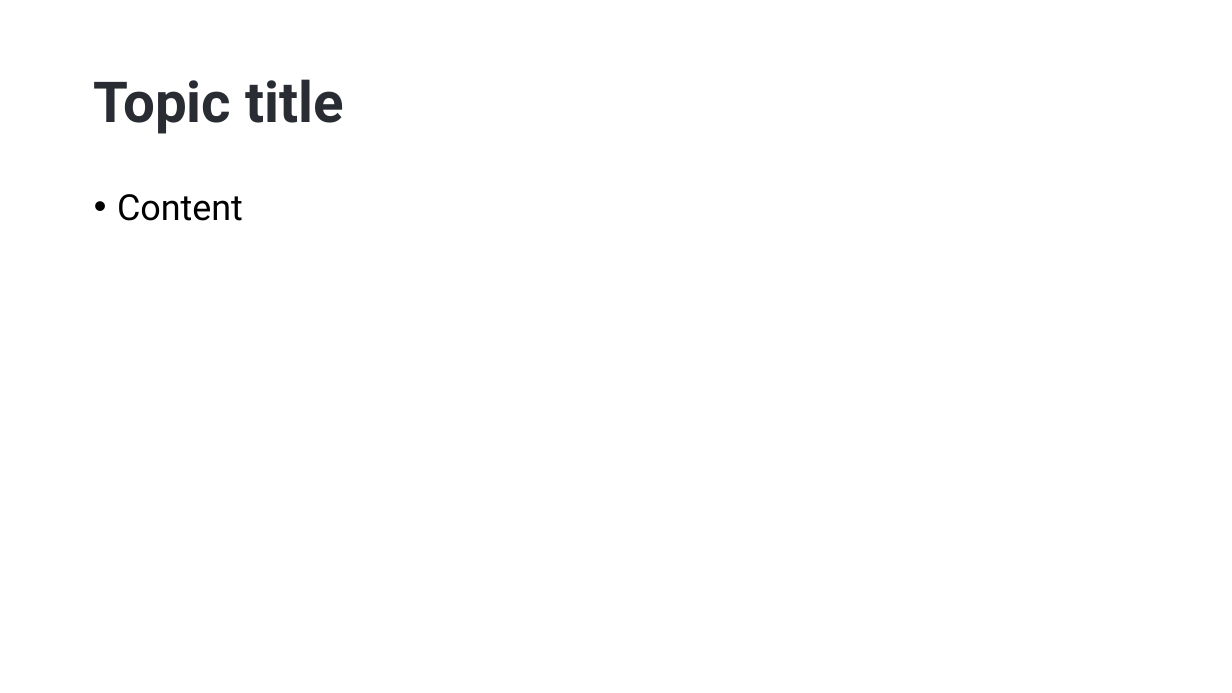
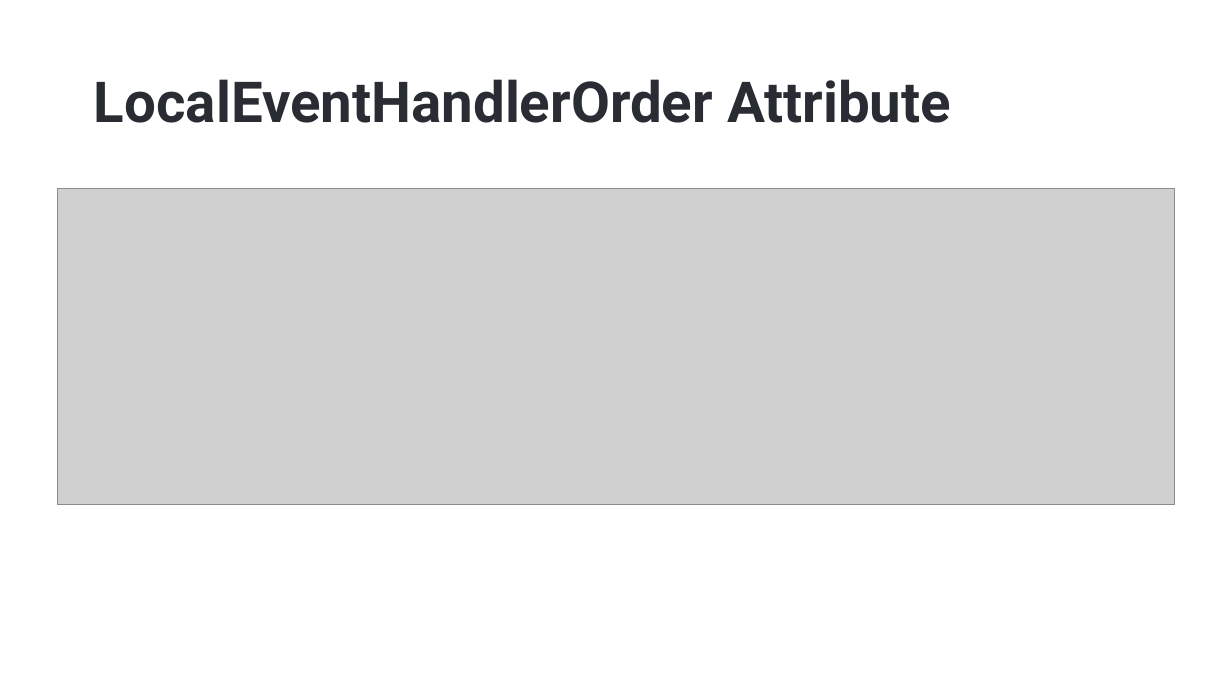
Before and after one commit to hikalkan/presentations, a slide deck: slide 8 of 2023-05-30 ABP Community Talks 2023.4/ABP Comm Talks 2023.4.pptx (slide 7 before the commit). Drawn at 1232x693 pixels with LibreOffice and Linux fonts; fonts in the diff are those of the drawing; grey boxes stand for pictures; background and template pictures are left out. Boxes give left, top, right and bottom in pixels: in the first picture for what was removed or moved away, otherwise in the second. Text is boxed around its words. In the diff, an @@ line names an element or a change of style, - is before the commit and + after.

```diff
--- a/2023-05-30 ABP Community Talks 2023.4/ABP Comm Talks 2023.4.pptx
+++ b/2023-05-30 ABP Community Talks 2023.4/ABP Comm Talks 2023.4.pptx
@@ title at [94, 79, 951, 123]: text changed @@
-Topic title
+LocalEventHandlerOrder Attribute
@@ picture added at [57, 189, 1175, 505] @@
```
Also in this commit, not shown: 13 slides added, 7 slides removed.
